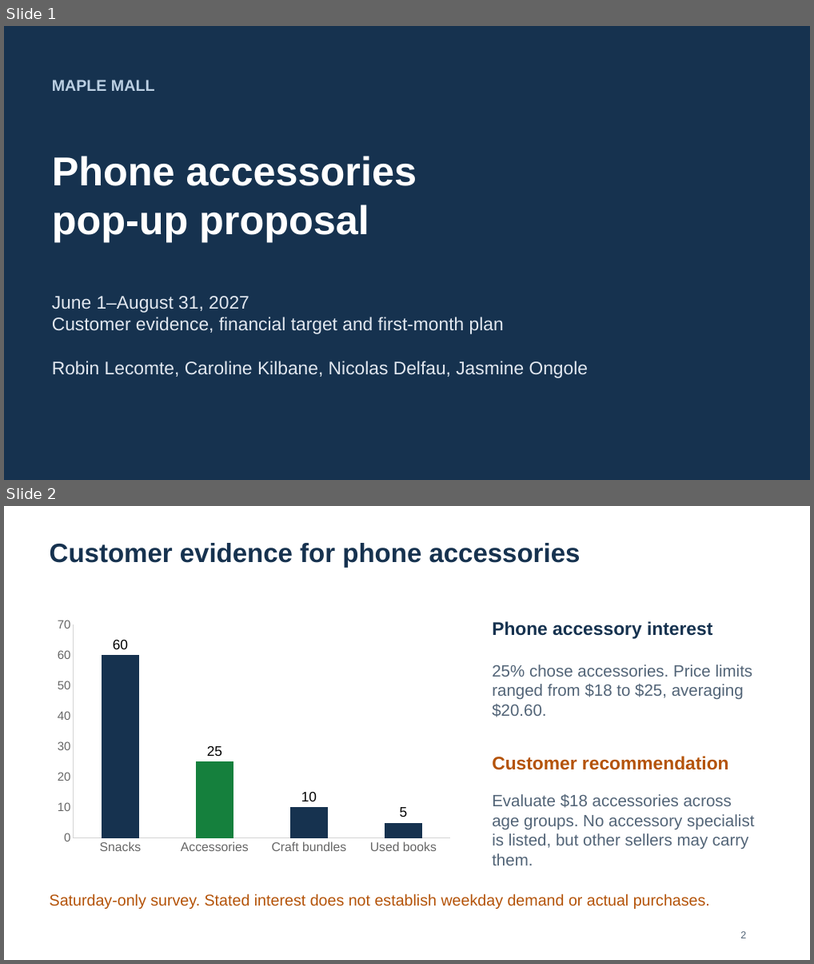
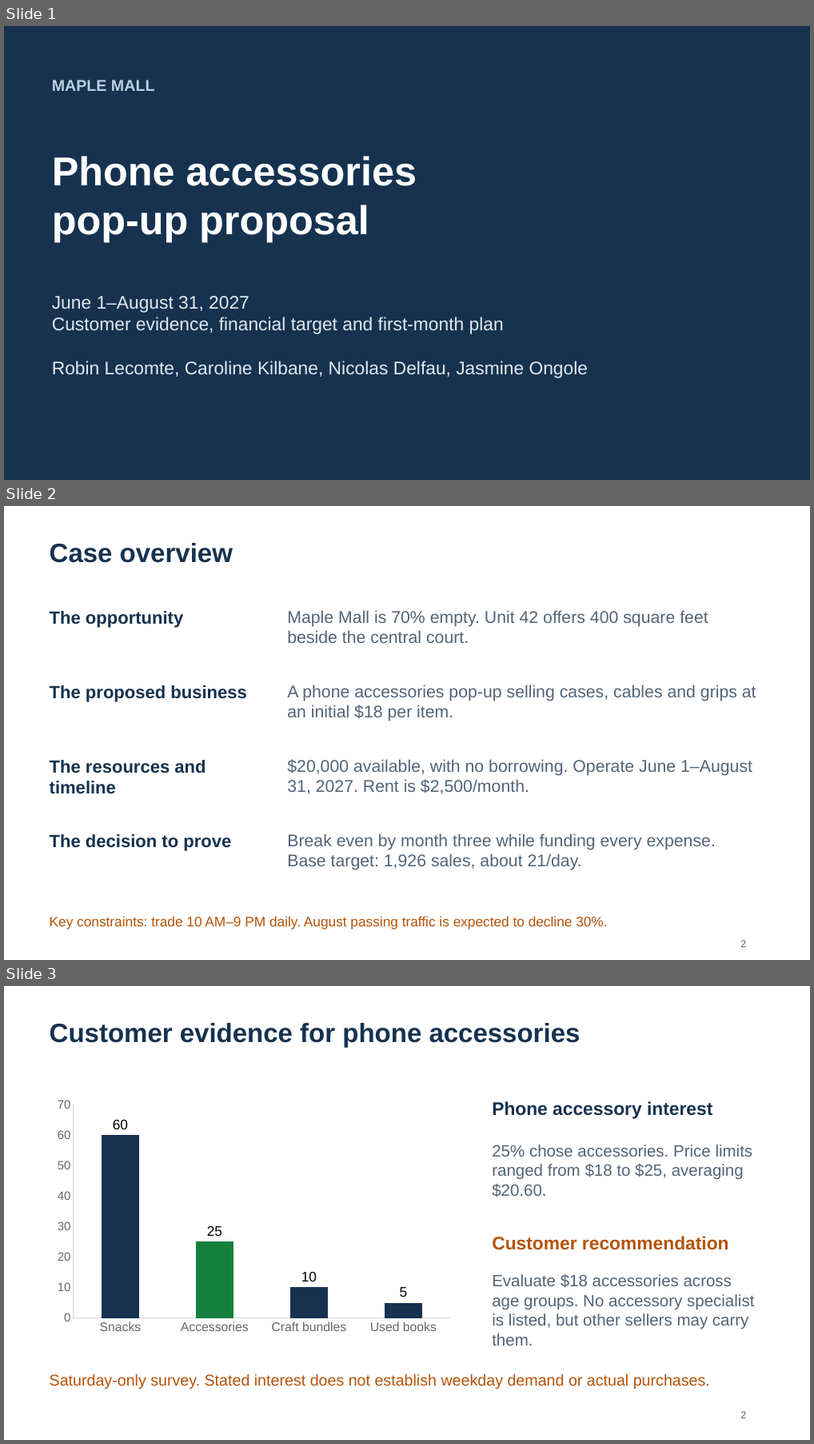
Before and after one commit to HruthikKommuru/CWRU-midterm-PS-D, a slide deck: final/phone_accessories_team_presentation_updated.pptx. Shown one above the other, each under a label of ours: slides 1 and 2 before the commit, slides 1, 2 and 3 after it. The pictures are 814x964 and 814x1444 pixels, drawn with LibreOffice and Linux fonts; fonts in the diff are those of the drawing. Boxes give left, top, right and bottom in pixels: in the first picture for what was removed or moved away, otherwise in the second. Text is boxed around its words. In the diff, an @@ line names an element or a change of style, - is before the commit and + after.

```diff
--- a/final/phone_accessories_team_presentation_updated.pptx
+++ b/final/phone_accessories_team_presentation_updated.pptx
@@ slide 2 added at (4, 506, 810, 960), background #FFFFFF @@
@@ text added at (50, 543, 233, 563), 31.5 pt, text #16324F, bold @@
+Case overview
@@ text added at (50, 611, 183, 628), 21 pt, text #16324F, bold @@
+The opportunity
@@ text added at (287, 610, 708, 643), 20.2 pt, text #526477 @@
+Maple Mall is 70% empty. Unit 42 offers 400 square feet beside the central court.
@@ text added at (50, 685, 247, 702), 21 pt, text #16324F, bold @@
+The proposed business
@@ text added at (287, 684, 757, 721), 20.2 pt, text #526477 @@
+A phone accessories pop-up selling cases, cables and grips at an initial $18 per item.
@@ text added at (50, 760, 206, 794), 21 pt, text #16324F, bold @@
+The resources and timeline
@@ text added at (287, 759, 753, 794), 20.2 pt, text #526477 @@
+$20,000 available, with no borrowing. Operate June 1–August 31, 2027. Rent is $2,500/month.
@@ text added at (50, 834, 231, 851), 21 pt, text #16324F, bold @@
+The decision to prove
@@ text added at (287, 833, 716, 870), 20.2 pt, text #526477 @@
+Break even by month three while funding every expense. Base target: 1,926 sales, about 21/day.
@@ text added at (50, 916, 607, 929), 16.5 pt, text #B45309 @@
+Key constraints: trade 10 AM–9 PM daily. August passing traffic is expected to decline 30%.
@@ text added at (741, 940, 746, 947), 12 pt, text #526477 @@
+2
@@ what was slide 2 is now slide 3 @@
```
